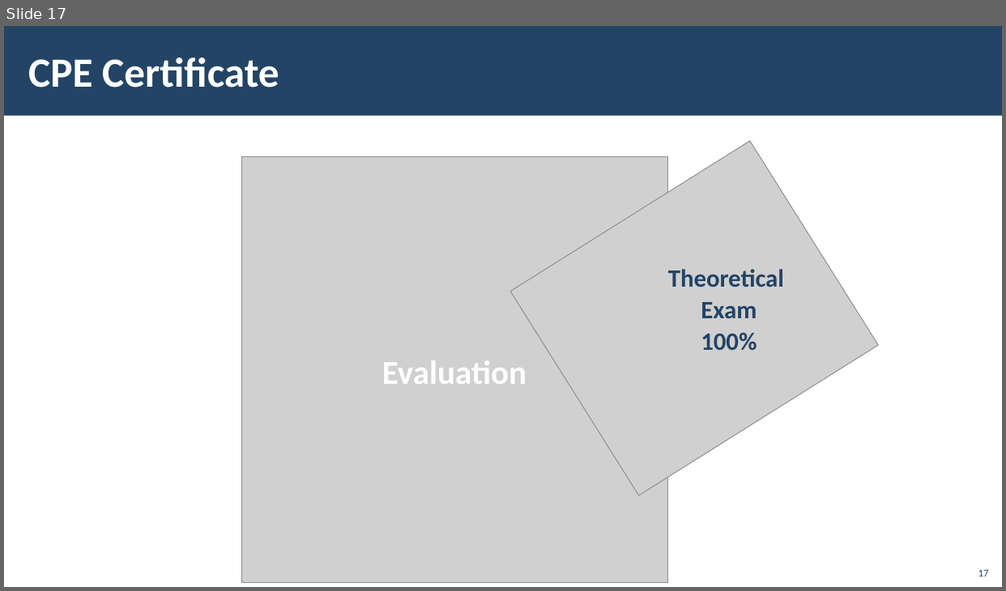
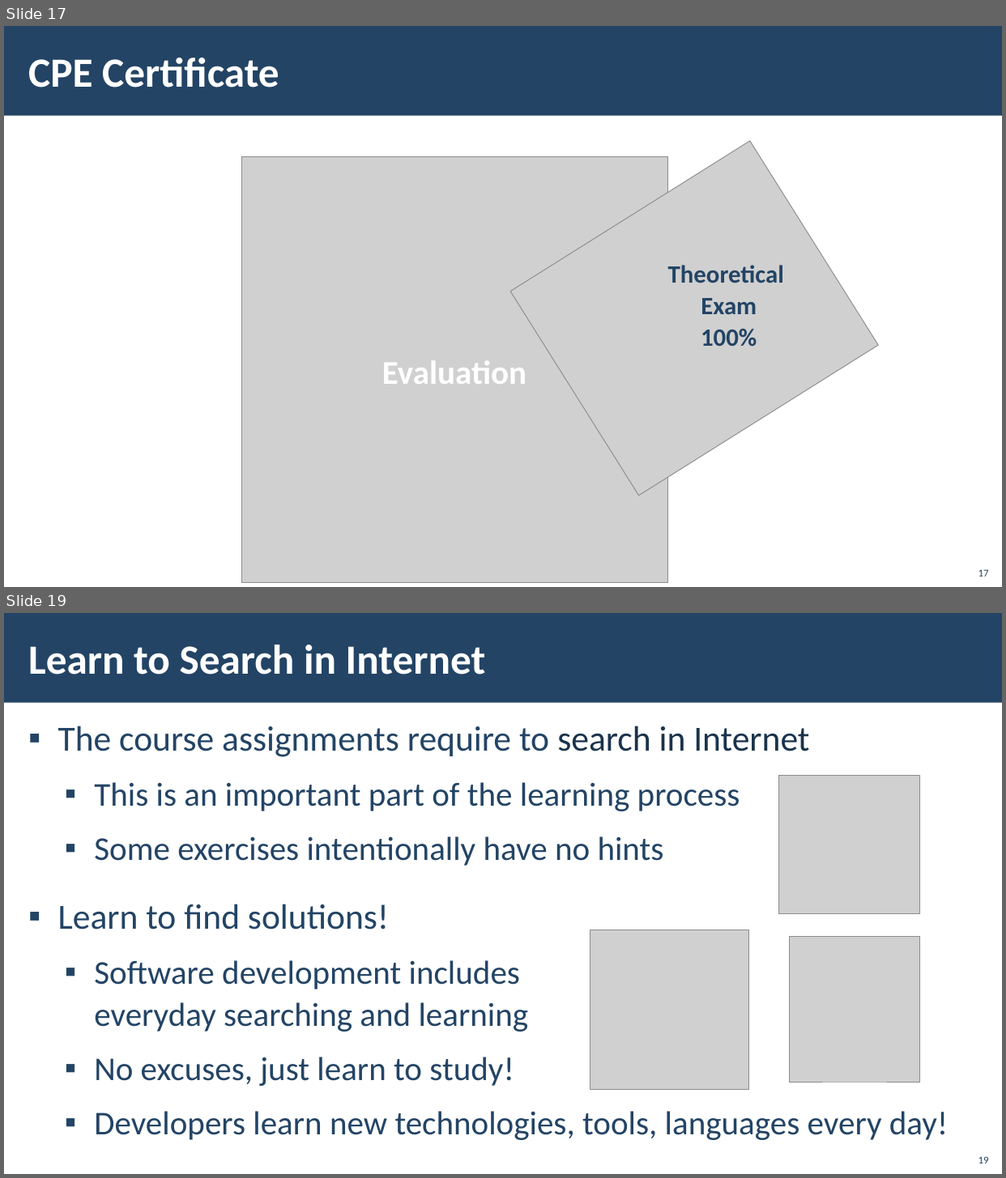
Before and after one commit to ErayErol/Software-University-Courses, a slide deck: NOT START - 2021.01 - [ JS Back End ]/00 - [ Course Introduction ]/Presentation.pptx. Shown one above the other, each under a label of ours: slide 17 before the commit, slides 17 and 19 after it; the slides between them are not shown. The pictures are 1006x591 and 1006x1178 pixels, drawn with LibreOffice and Linux fonts; fonts in the diff are those of the drawing; grey boxes stand for pictures; background and template pictures are left out. Boxes give left, top, right and bottom in pixels: in the first picture for what was removed or moved away, otherwise in the second. Text is boxed around its words. In the diff, an @@ line names an element or a change of style, - is before the commit and + after.

```diff
--- a/NOT START - 2021.01 - [ JS Back End ]/00 - [ Course Introduction ]/Presentation.pptx
+++ b/NOT START - 2021.01 - [ JS Back End ]/00 - [ Course Introduction ]/Presentation.pptx
@@ slide 19 added at [4,613,1002,1174], background picture (left out); not listed: 1 template element that a slide beside it also shows @@
@@ title added at [28,645,486,675], 40 pt, text #FFFFFF, bold @@
+Learn to Search in Internet
@@ text added at [58,726,948,1140], 32 pt, text #234465 @@
+▪ The course assignments require to search in Internet
+  ▪ This is an important part of the learning process
+  ▪ Some exercises intentionally have no hints
+▪ Learn to find solutions!
+  ▪ Software development includes
+    everyday searching and learning
+  ▪ No excuses, just learn to study!
+  ▪ Developers learn new technologies, tools, languages every day!
@@ picture added at [780,776,920,914] @@
@@ picture added at [590,931,749,1090] @@
@@ picture added at [790,937,920,1082] @@
@@ page number added at [978,1157,989,1164], 10 pt, text #234465 @@
+19
@@ slide 17 changed as well @@
@@ text "Theoretical Exam 100%": place and size @@
-text "Theoretical Exam 100%" at [668,269,784,350]
+text "Theoretical Exam 100%" at [668,265,784,346]
```
Also in this commit, not shown: 11 other slides changed, 9 other slides added, 9 slides removed, 16 other files.
